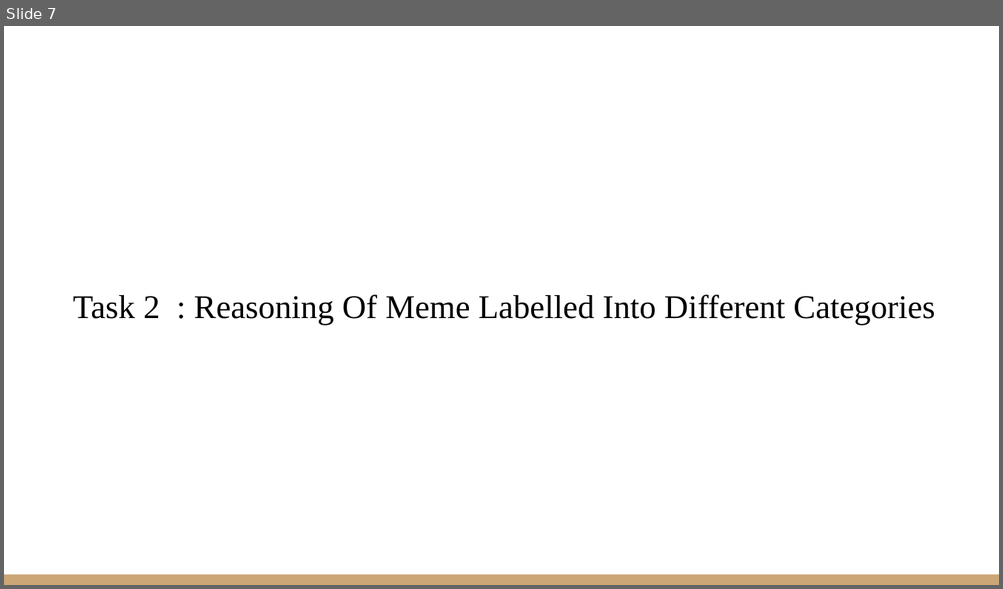
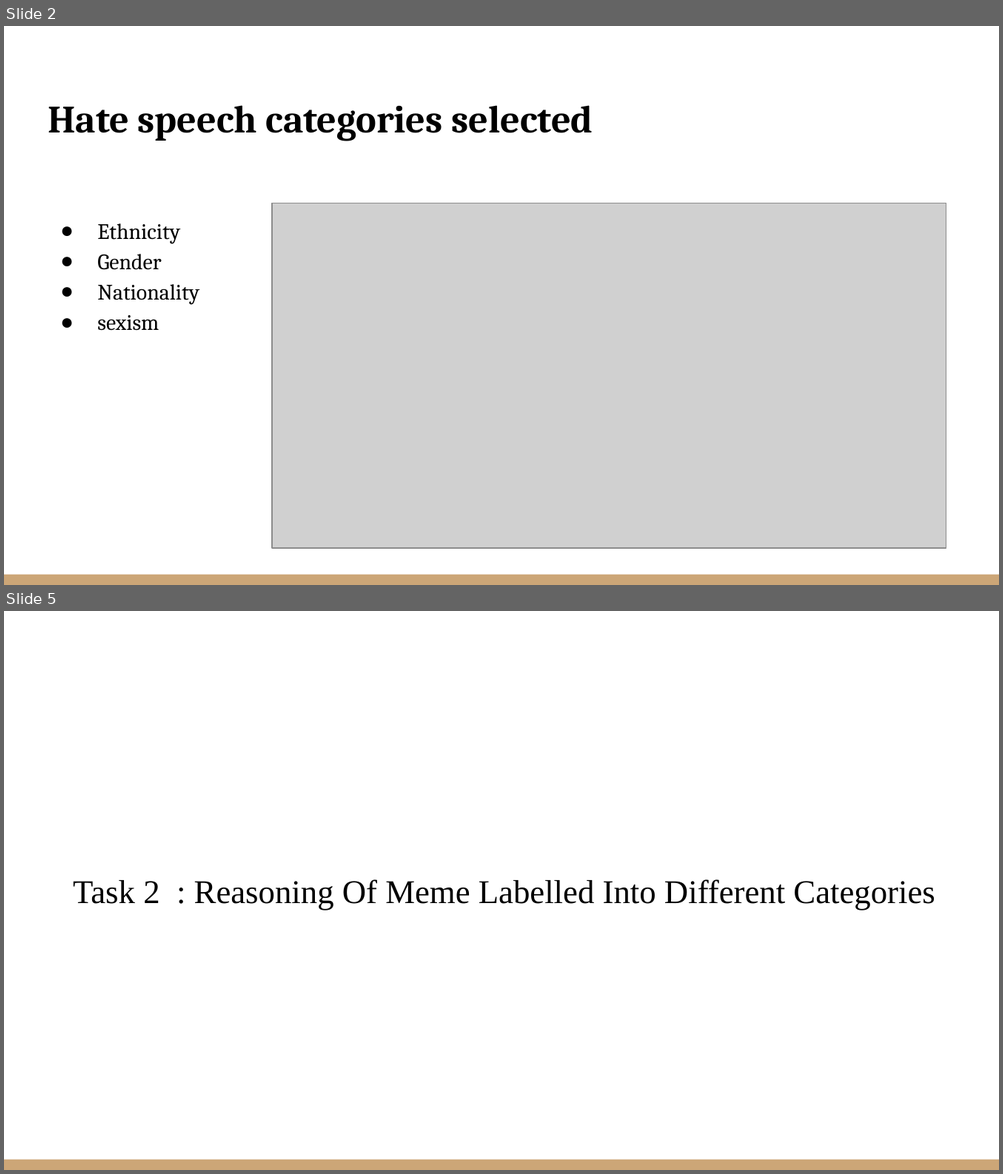
Before and after one commit to VarunBohara/Mini-Project-Documents, a slide deck: Literature Survey 2.pptx. Shown one above the other, each under a label of ours: slide 7 before the commit, slides 2 and 5 after it; the slides between them are not shown. The pictures are 1003x589 and 1003x1174 pixels, drawn with LibreOffice and Linux fonts; fonts in the diff are those of the drawing; grey boxes stand for pictures. Boxes give left, top, right and bottom in pixels: in the first picture for what was removed or moved away, otherwise in the second. Text is boxed around its words. In the diff, an @@ line names an element or a change of style, - is before the commit and + after.

```diff
--- a/Literature Survey 2.pptx
+++ b/Literature Survey 2.pptx
@@ slide 2 added at <box>4,26,999,585</box>, background #FFFFFF; not listed: 1 template element that a slide beside it also shows @@
@@ title added at <box>48,105,592,141</box>, 28 pt, text #000000, bold @@
+Hate speech categories selected
@@ picture added at <box>272,203,945,548</box> @@
@@ text added at <box>97,224,199,331</box>, 16 pt, text #000000 @@
+● Ethnicity
+● Gender
+● Nationality
+● sexism
@@ what was slide 7 is now slide 5 @@
```
Also in this commit, not shown: 3 other slides added, 6 slides removed.
